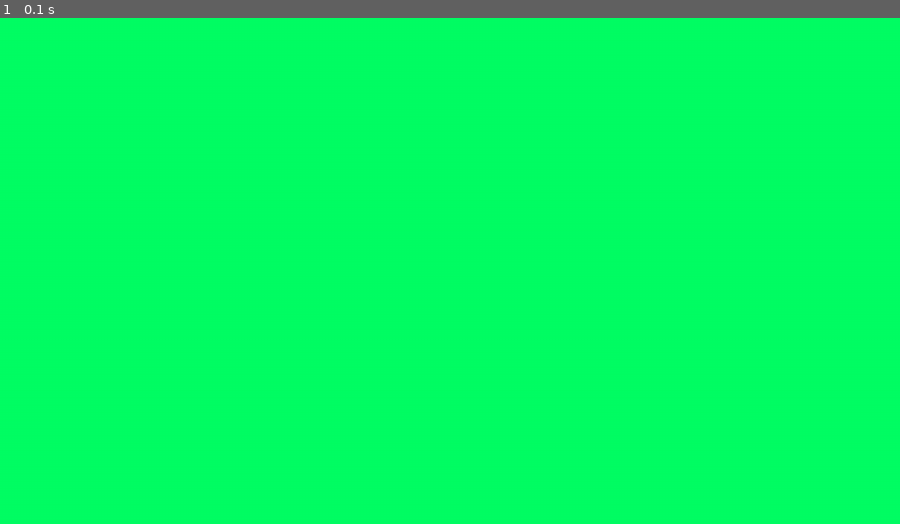
Above: before the commit, frame 1.
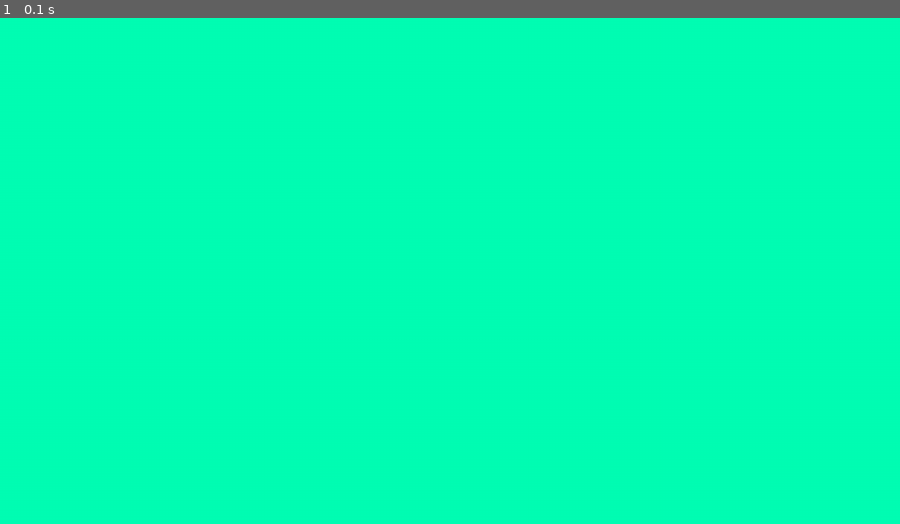
Above: after the commit, the same moment.

Repository: MangoCoder360/BouncingBalls-PyGame
Game: pygame game, started from main.py
Same seed, same stepped clock (60 frames per second), same inputs: the game is played once before the commit and once after it.
Inputs:
- Up to frame 1 (0.1 s): no input

The runs differ from the first frame. In frame 1, 100% of the frame differs, in the area x 0-100%, y 0-100%.

Commit message:
Update main.py

Diff:
--- a/main.py
+++ b/main.py
@@ -4,7 +4,7 @@
 size = (width, height) = (screenInfo.current_w, screenInfo.current_h)
 screen = pygame.display.set_mode(size)
 clock = pygame.time.Clock()
-bgColor = (0, 255, 100)
+bgColor = (0, 255, 180)
 ballImage = pygame.image.load("ball.png")
 ballRect = ballImage.get_rect()
 ballSpeed = pygame.math.Vector2(0.8, 0.8)
